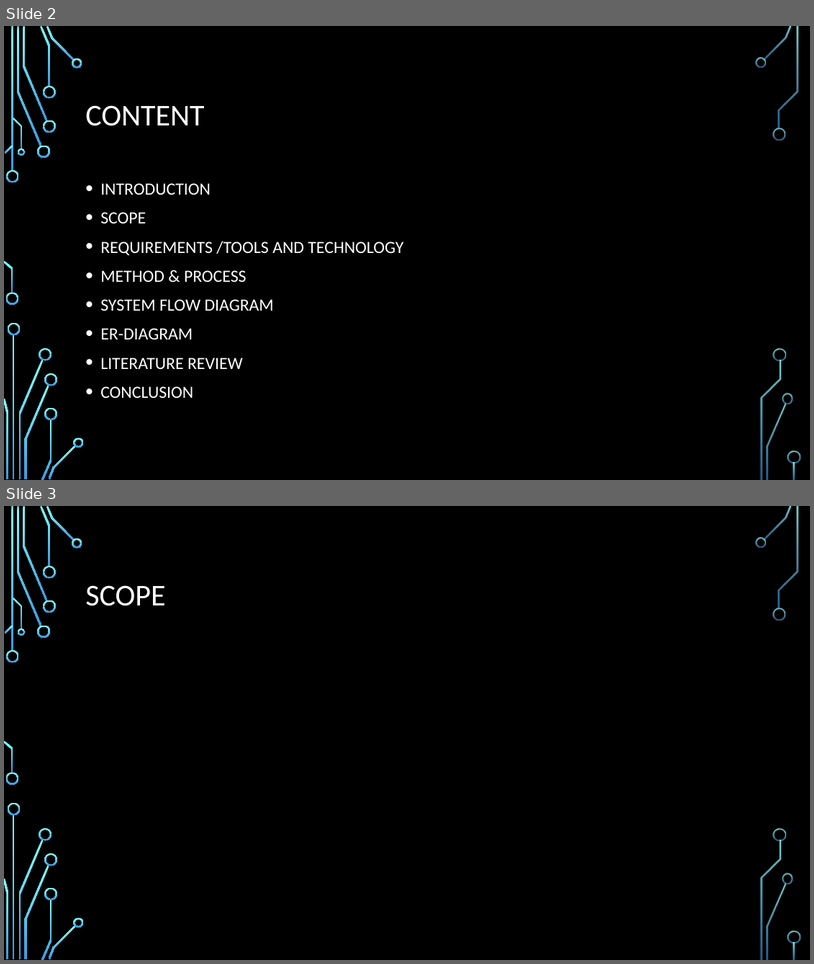
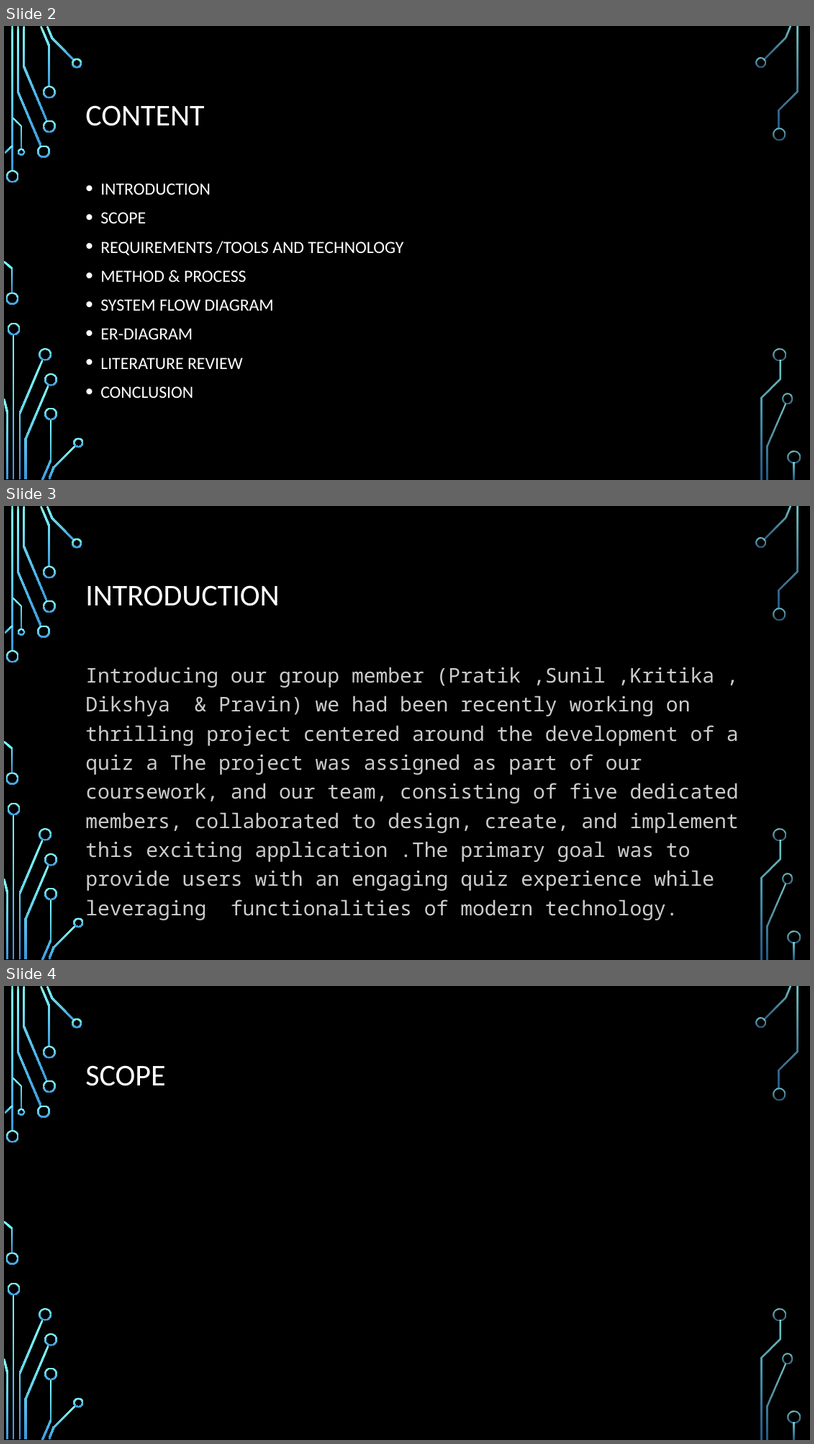
Before and after one commit to Pratik-Ghost/Quiz_Application, a slide deck: QUIZzz.pptx. Shown one above the other, each under a label of ours: slides 2 and 3 before the commit, slides 2, 3 and 4 after it. The pictures are 814x964 and 814x1444 pixels, drawn with LibreOffice and Linux fonts; fonts in the diff are those of the drawing; background and template pictures are left out. Boxes give left, top, right and bottom in pixels: in the first picture for what was removed or moved away, otherwise in the second. Text is boxed around its words. In the diff, an @@ line names an element or a change of style, - is before the commit and + after.

```diff
--- a/QUIZzz.pptx
+++ b/QUIZzz.pptx
@@ slide 3 added at [4,506,810,960], background picture (left out); not listed: 36 template elements that a slide beside it also shows @@
@@ title added at [85,585,279,606], 36 pt, text #FFFFFF @@
+INTRODUCTION
@@ text added at [85,667,739,920], 24 pt, text #CCCCCC @@
+Introducing our group member (Pratik ,Sunil ,Kritika , Dikshya & Pravin) we had been recently working on thrilling project centered around the development of a quiz a The project was assigned as part of our coursework, and our team, consisting of five dedicated members, collaborated to design, create, and implement this exciting application .The primary goal was to provide users with an engaging quiz experience while leveraging functionalities of modern technology.
@@ what was slide 3 is now slide 4 @@
```
Also in this commit, not shown: 1 slide changed.
